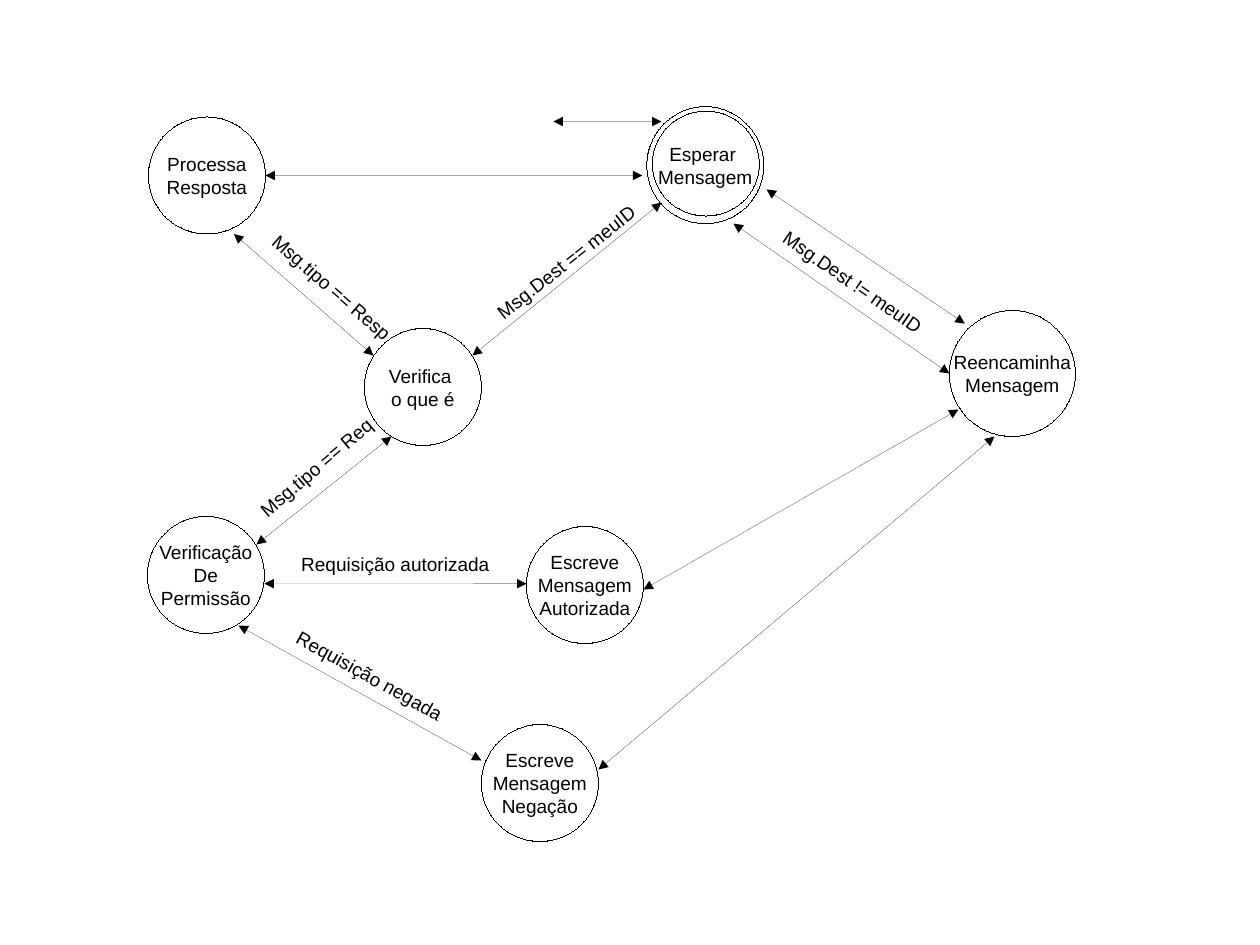
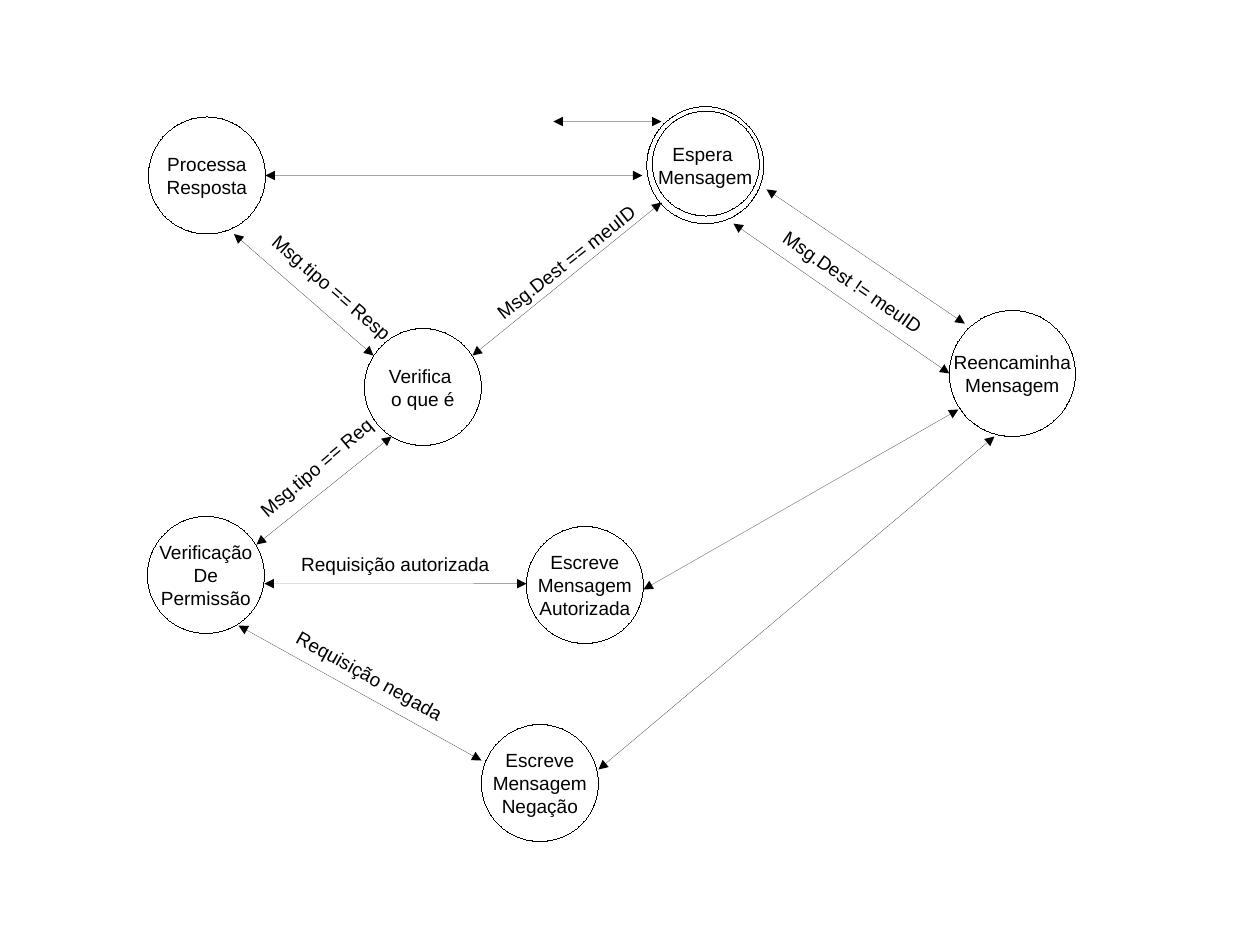
Before and after one commit to Juliano1612/arquitetura-iot, a slide deck: slide 2 of images/automata.odp (slide 1 before the commit). Drawn at 1260x945 pixels with LibreOffice and Linux fonts; fonts in the diff are those of the drawing; background and template pictures are left out. Boxes give left, top, right and bottom in pixels: in the first picture for what was removed or moved away, otherwise in the second. Text is boxed around its words. In the diff, an @@ line names an element or a change of style, - is before the commit and + after.

```diff
--- a/images/automata.odp
+++ b/images/automata.odp
@@ text in ellipse at box(672, 148, 732, 165): text changed @@
-Esperar
+Espera
```
Also in this commit, not shown: 3 other slides changed, 4 other files.
